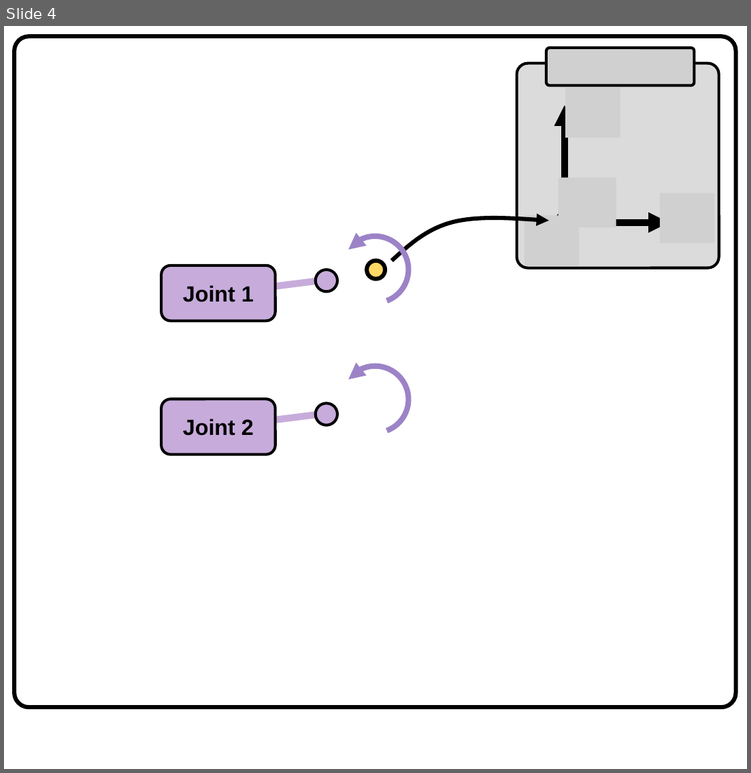
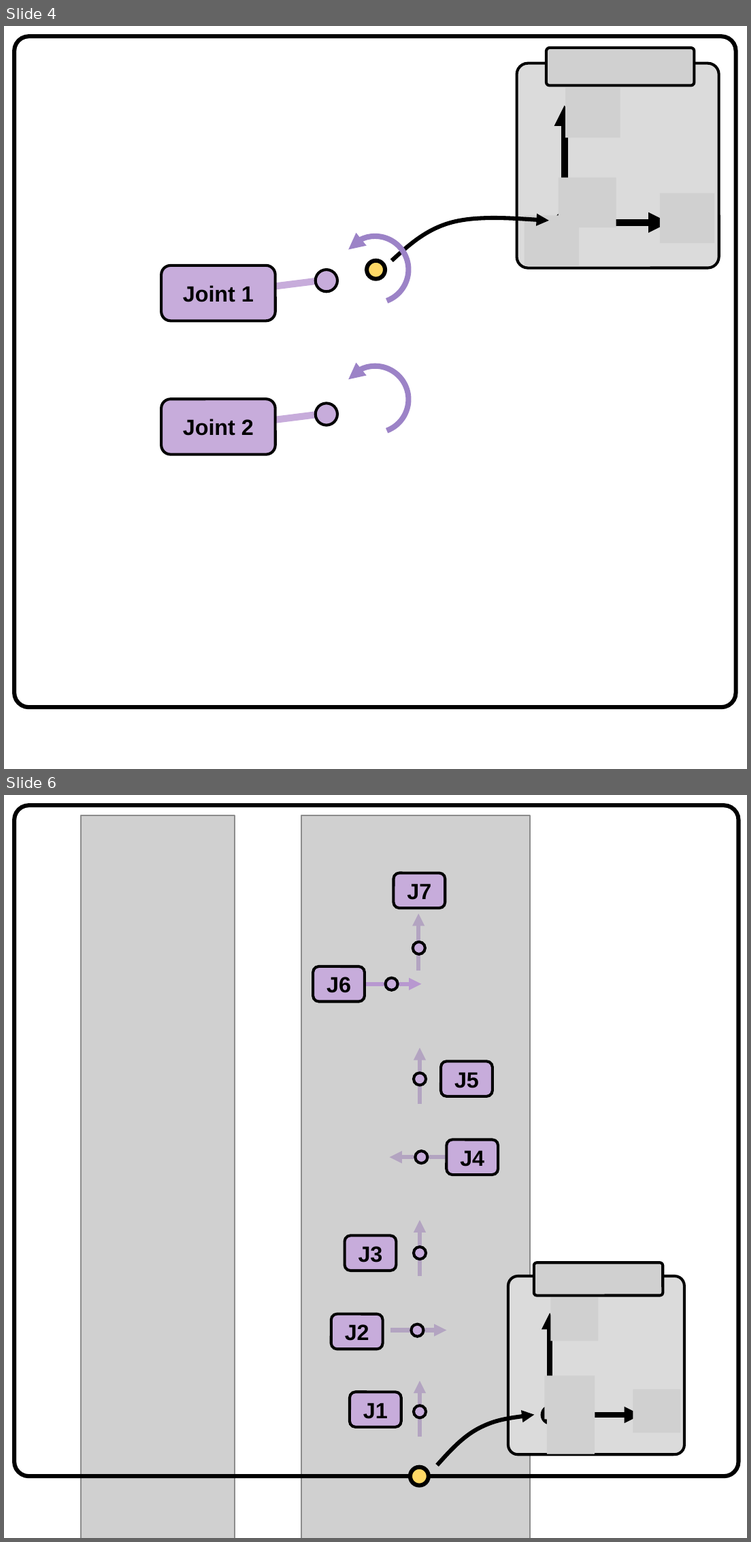
Before and after one commit to explicit-robotics/explicit-robotics.github.io, a slide deck: source/images/images.pptx. Shown one above the other, each under a label of ours: slide 4 before the commit, slides 4 and 6 after it; the slides between them are not shown. The pictures are 751x773 and 751x1542 pixels, drawn with LibreOffice and Linux fonts; fonts in the diff are those of the drawing; grey boxes stand for pictures; background and template pictures are left out. Boxes give left, top, right and bottom in pixels: in the first picture for what was removed or moved away, otherwise in the second. Text is boxed around its words. In the diff, an @@ line names an element or a change of style, - is before the commit and + after.

```diff
--- a/source/images/images.pptx
+++ b/source/images/images.pptx
@@ slide 6 added at (4,795,747,1538), background #FFFFFF @@
@@ rounded rectangle added at (14,805,738,1475), outline #000000 3 pt @@
@@ picture added at (82,816,235,1538) @@
@@ picture added at (301,816,530,1538) @@
@@ rounded rectangle added at (393,873,445,908), fill #C7ACDB, outline #000000 2 pt, 16 pt, text #000000, bold @@
+J7
@@ arrow added from (418, 970) to (418, 914), #B394CE 3 pt @@
@@ ellipse added at (413,941,425,953), fill #C7ACDB, outline #000000 2 pt @@
@@ rounded rectangle added at (313,966,364,1001), fill #C7ACDB, outline #000000 2 pt, 16 pt, text #000000, bold @@
+J6
@@ ellipse added at (385,978,397,990), fill #C7ACDB, outline #000000 2 pt @@
@@ arrow added from (365, 984) to (421, 984), #9464B8 3 pt @@
@@ arrow added from (420, 1104) to (420, 1047), #B394CE 3 pt @@
@@ ellipse added at (413,1072,425,1084), fill #C7ACDB, outline #000000 2 pt @@
@@ rounded rectangle added at (441,1062,492,1096), fill #C7ACDB, outline #000000 2 pt, 16 pt, text #000000, bold @@
+J5
@@ rounded rectangle added at (447,1140,498,1174), fill #C7ACDB, outline #000000 2 pt, 16 pt, text #000000, bold @@
+J4
@@ arrow added from (445, 1157) to (389, 1157), #B394CE 3 pt @@
@@ ellipse added at (415,1151,427,1162), fill #C7ACDB, outline #000000 2 pt @@
@@ arrow added from (420, 1276) to (420, 1220), #B394CE 3 pt @@
@@ rounded rectangle added at (345,1236,396,1270), fill #C7ACDB, outline #000000 2 pt, 16 pt, text #000000, bold @@
+J3
@@ ellipse added at (413,1247,425,1258), fill #C7ACDB, outline #000000 2 pt @@
@@ rounded rectangle added at (330,1314,382,1349), fill #C7ACDB, outline #000000 2 pt, 16 pt, text #000000, bold @@
+J2
@@ ellipse added at (411,1324,423,1336), fill #C7ACDB, outline #000000 2 pt @@
@@ arrow added from (390, 1329) to (447, 1329), #B394CE 3 pt @@
@@ arrow added from (420, 1436) to (420, 1380), #B394CE 3 pt @@
@@ rounded rectangle added at (349,1392,401,1427), fill #C7ACDB, outline #000000 2 pt, 16 pt, text #000000, bold @@
+J1
@@ ellipse added at (413,1405,425,1417), fill #C7ACDB, outline #000000 2 pt @@
@@ freeform shape added at (436,1414,534,1464), outline #000000 3 pt @@
@@ group added at (508,1262,684,1455): 5 pictures, 2 arrows, 1 rounded rectangle, 1 ellipse @@
@@ ellipse added at (410,1466,428,1484), fill #FFD966, outline #000000 3 pt @@
```
Also in this commit, not shown: 2 other slides added, 46 other files.
